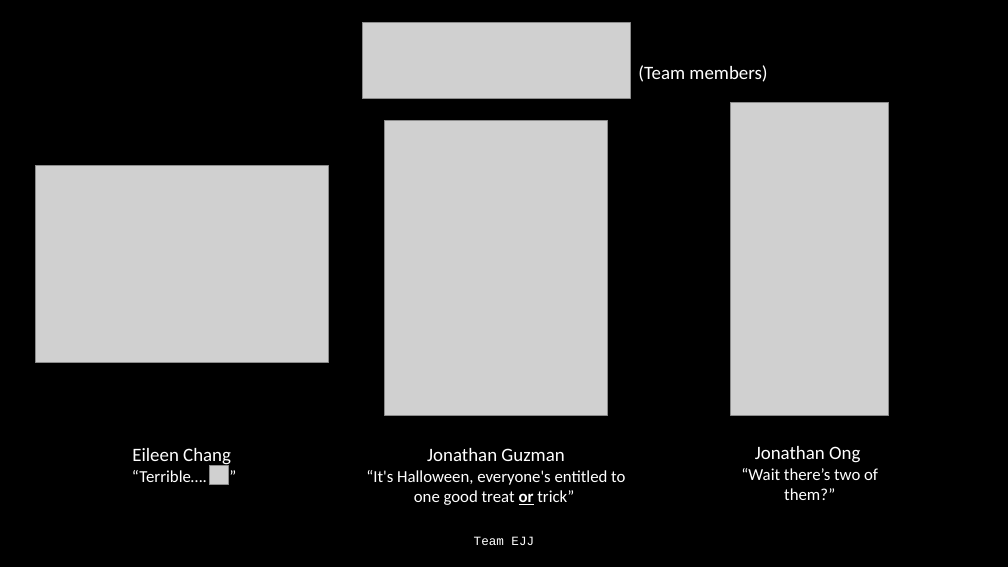
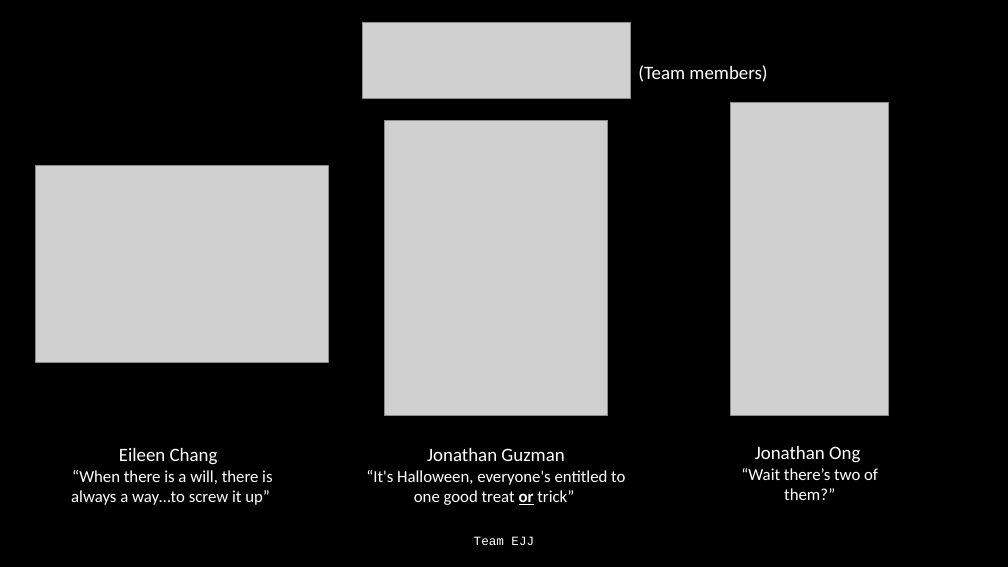
Before and after one commit to Jonathan805/RestrictedPlanning, a slide deck: slide 2 of TeamEJJ.pptx. Drawn at 1008x567 pixels with LibreOffice and Linux fonts; fonts in the diff are those of the drawing; grey boxes stand for pictures. Boxes give left, top, right and bottom in pixels: in the first picture for what was removed or moved away, otherwise in the second. Text is boxed around its words. In the diff, an @@ line names an element or a change of style, - is before the commit and + after.

```diff
--- a/TeamEJJ.pptx
+++ b/TeamEJJ.pptx
@@ text "Eileen Chang": place and size @@
-text "Eileen Chang" at bbox=[132, 448, 231, 482]
+text "Eileen Chang" at bbox=[71, 448, 272, 505]
@@ text at bbox=[71, 470, 272, 505]: text changed @@
-“Terrible…. ”
+“When there is a will, there is always a way…to screw it up”
@@ picture removed at bbox=[209, 466, 228, 485] @@
```
Also in this commit, not shown: 6 other slides changed, 11 slides added.
